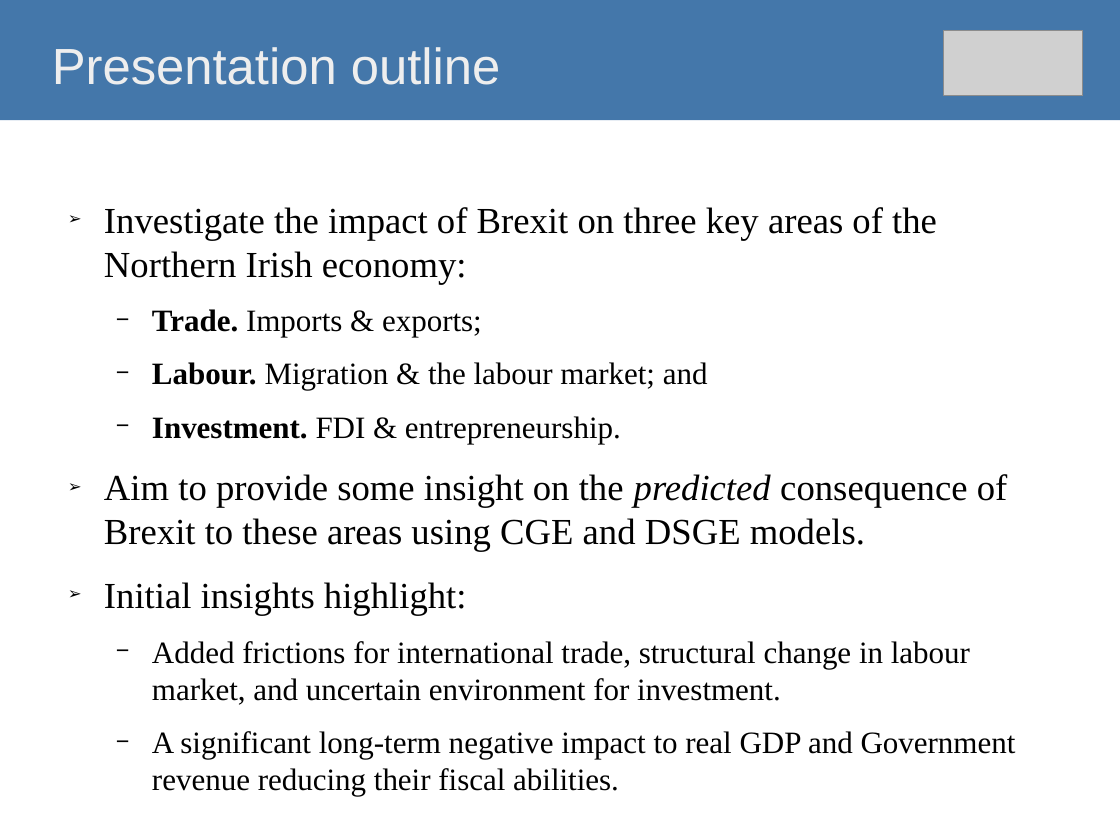
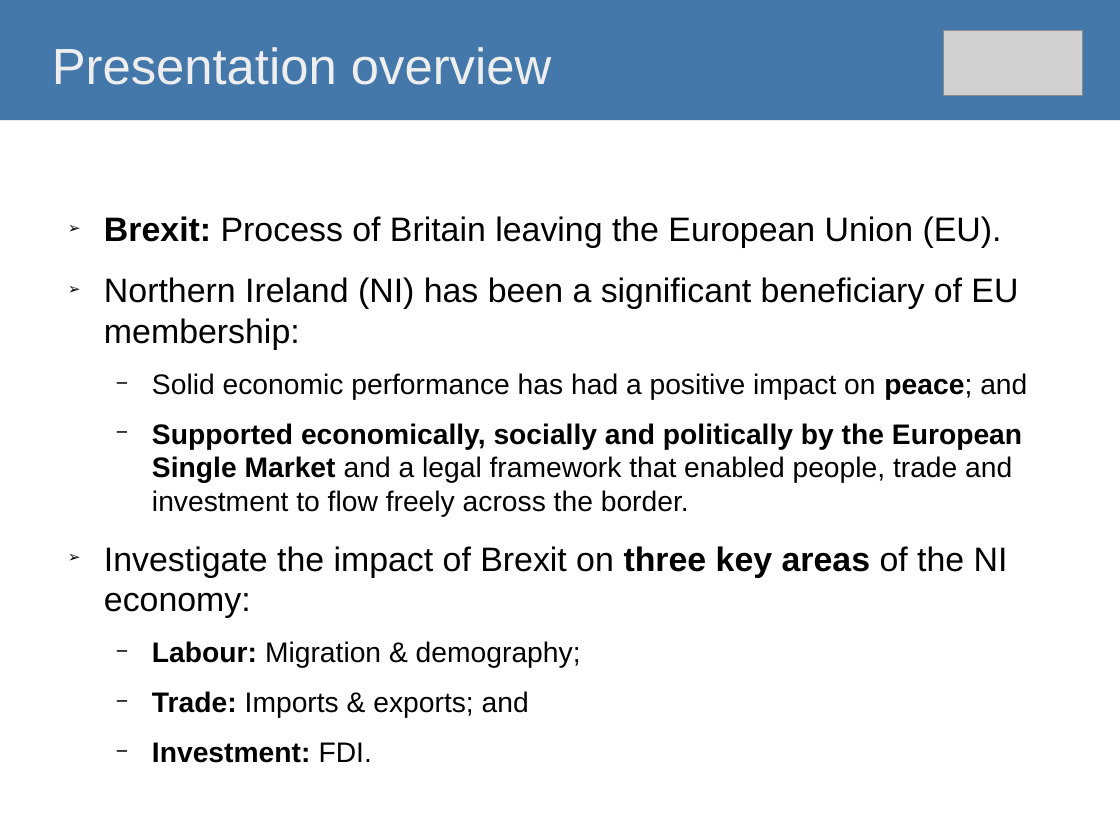
Before and after one commit to O1sims/MigrationNI, a slide deck: slide 2 of presentation/impact-of-brexit-on-ni-economy.odp. Drawn at 1120x840 pixels with LibreOffice and Linux fonts; fonts in the diff are those of the drawing; grey boxes stand for pictures. Boxes give left, top, right and bottom in pixels: in the first picture for what was removed or moved away, otherwise in the second. Text is boxed around its words. In the diff, an @@ line names an element or a change of style, - is before the commit and + after.

```diff
--- a/presentation/impact-of-brexit-on-ni-economy.odp
+++ b/presentation/impact-of-brexit-on-ni-economy.odp
@@ title at [52,47,551,85]: text changed @@
-Presentation outline
+Presentation overview
@@ text at [104,216,1027,763]: text changed; size 22 to 20 pt; font Times New Roman to Arial @@
-➢ Investigate the impact of Brexit on three key areas of the Northern Irish economy:
-  − Trade. Imports & exports;
-  − Labour. Migration & the labour market; and
-  − Investment. FDI & entrepreneurship.
-➢ Aim to provide some insight on the predicted consequence of Brexit to these areas using CGE and DSGE models.
-➢ Initial insights highlight:
-  − Added frictions for international trade, structural change in labour market, and uncertain environment for investment.
-  − A significant long-term negative impact to real GDP and Government revenue reducing their fiscal abilities.
+➢ Brexit: Process of Britain leaving the European Union (EU).
+➢ Northern Ireland (NI) has been a significant beneficiary of EU membership:
+  − Solid economic performance has had a positive impact on peace; and
+  − Supported economically, socially and politically by the European Single Market and a legal framework that enabled people, trade and investment to flow freely across the border.
+➢ Investigate the impact of Brexit on three key areas of the NI economy:
+  − Labour: Migration & demography;
+  − Trade: Imports & exports; and
+  − Investment: FDI.
```
Also in this commit, not shown: 10 other slides changed, 2 slides added, 3 slides removed, 3 other files.
